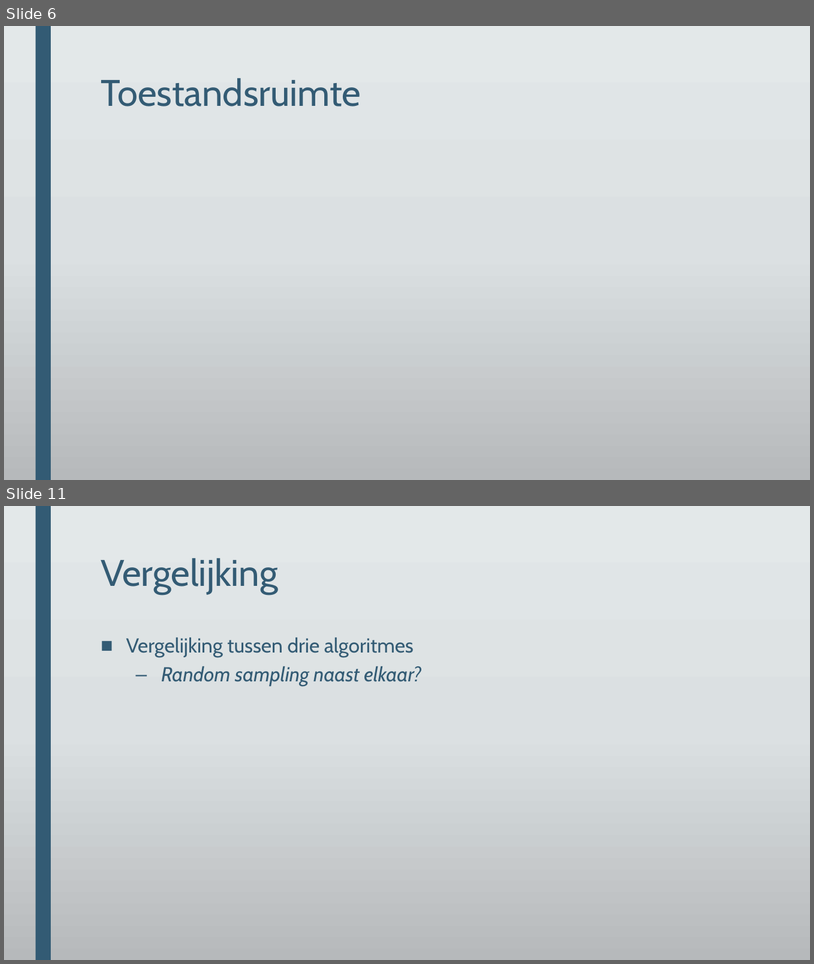
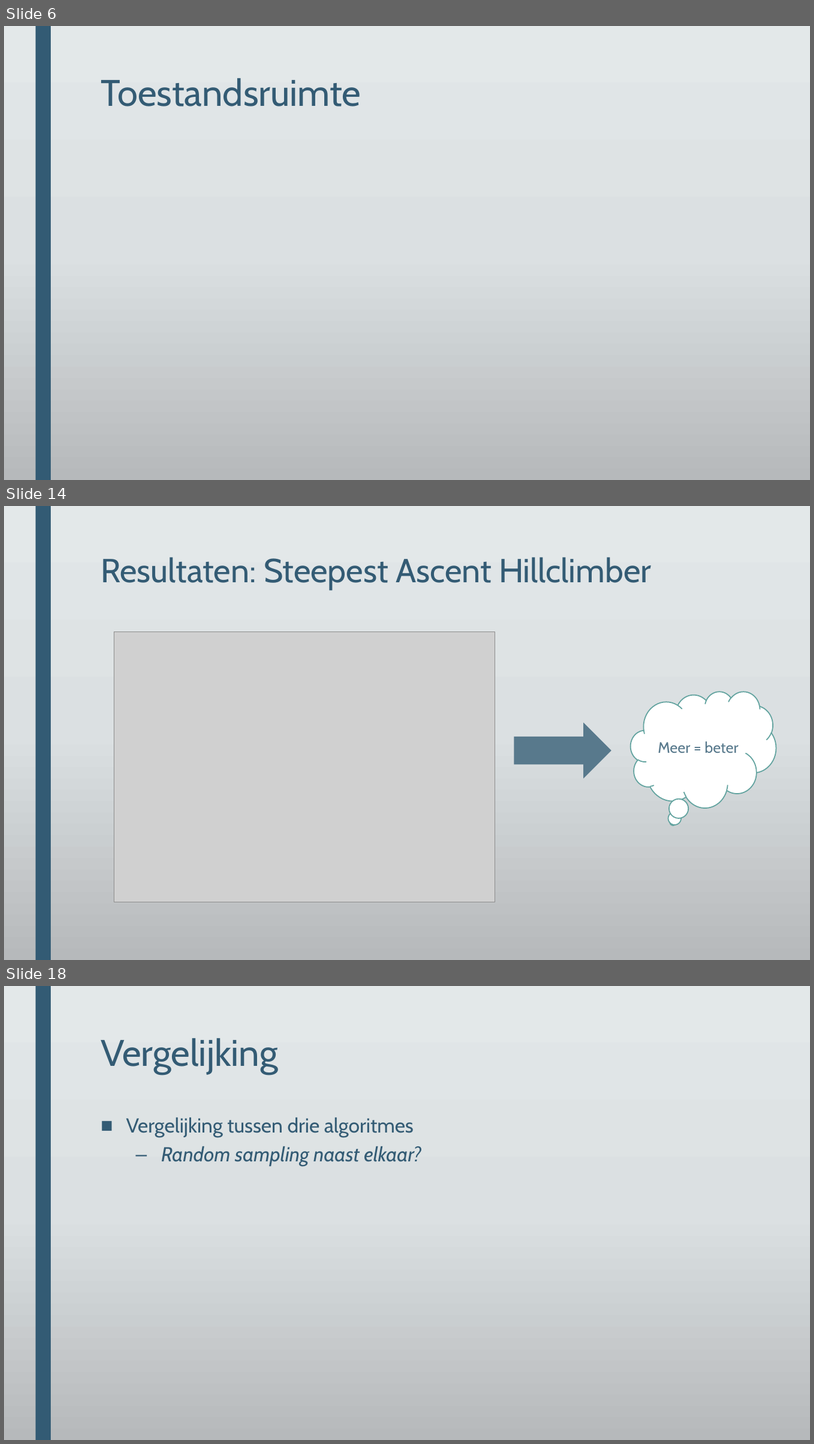
Before and after one commit to DeRoostermakers/Heuristieken, a slide deck: Presentaties/storyboard eindpresentatie.pptx. Shown one above the other, each under a label of ours: slides 6 and 11 before the commit, slides 6, 14 and 18 after it; the slides between them are not shown. The pictures are 814x964 and 814x1444 pixels, drawn with LibreOffice and Linux fonts; fonts in the diff are those of the drawing; grey boxes stand for pictures; background and template pictures are left out. Boxes give left, top, right and bottom in pixels: in the first picture for what was removed or moved away, otherwise in the second. Text is boxed around its words. In the diff, an @@ line names an element or a change of style, - is before the commit and + after.

```diff
--- a/Presentaties/storyboard eindpresentatie.pptx
+++ b/Presentaties/storyboard eindpresentatie.pptx
@@ slide 14 added at (4, 506, 810, 960), background gradient #E3E8EA to #DCE0E2 to #B6BABC; not listed: 1 template element that a slide beside it also shows @@
@@ title added at (101, 557, 651, 589), 39.6 pt, text #335B74 @@
+Resultaten: Steepest Ascent Hillclimber
@@ picture added at (114, 631, 495, 901) @@
@@ thought cloud added at (632, 691, 777, 807), fill #FFFFFF, outline #62A39F 1.25 pt, 18 pt, text #58798C @@
+Meer = beter
@@ right arrow added at (515, 723, 612, 778), fill #58798C @@
@@ what was slide 11 is now slide 18 @@
```
Also in this commit, not shown: 4 slides changed, 9 other slides added, 3 slides removed, 6 other files.
